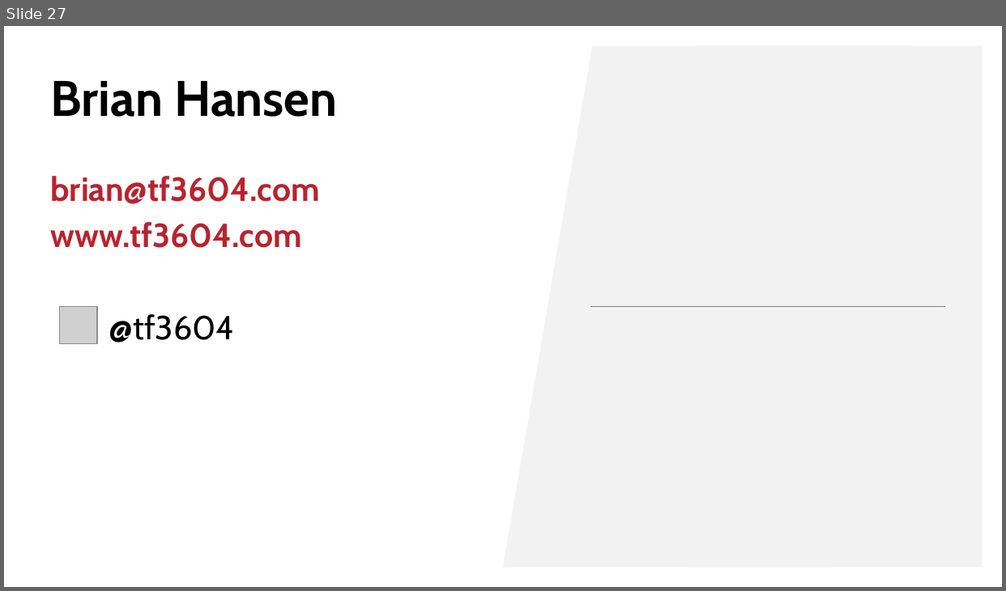
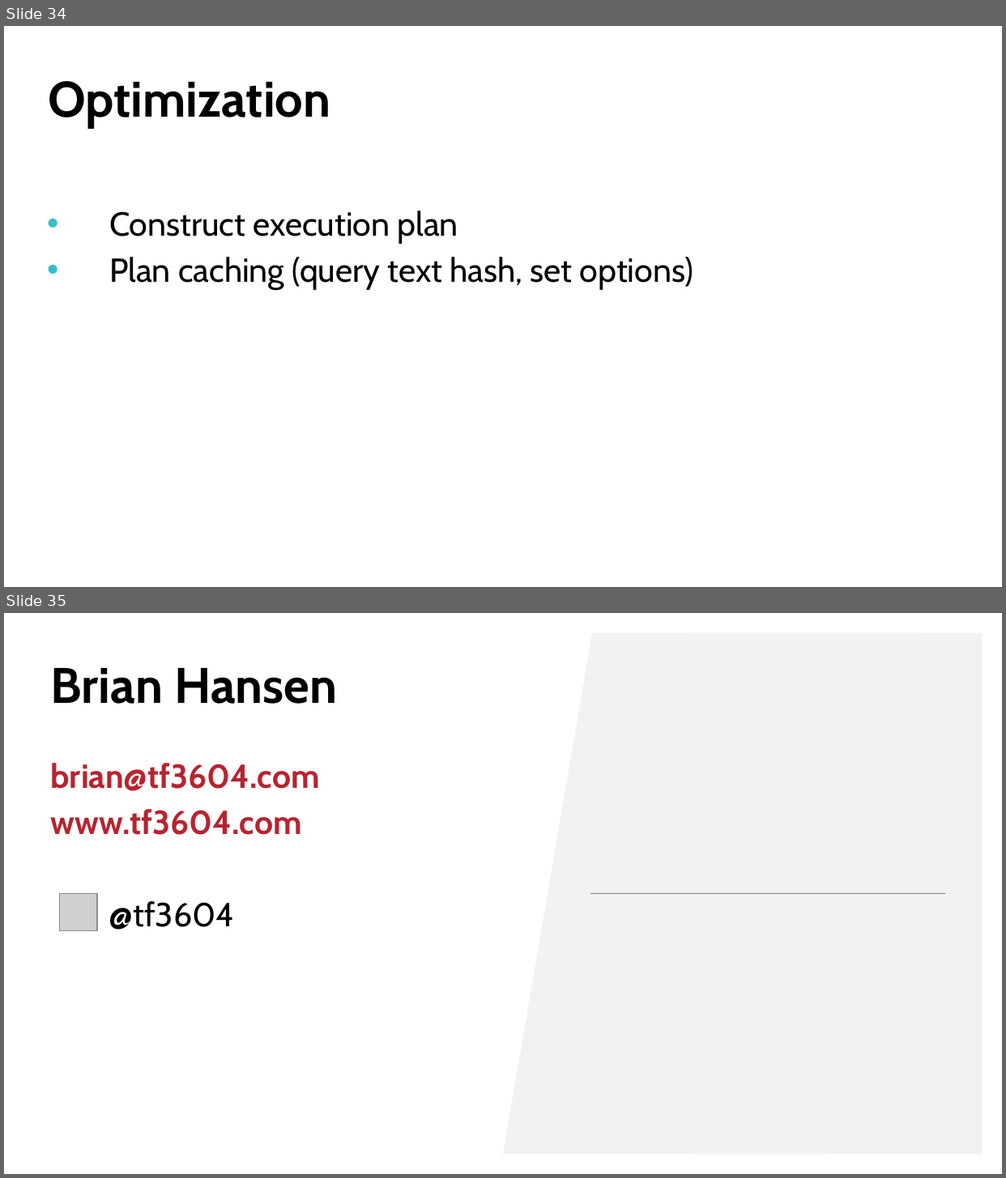
Before and after one commit to tf3604/OptimizerPresentation, a slide deck: Hansen - Get Your Optimizer to Give up All Its Secrets.pptx. Shown one above the other, each under a label of ours: slide 27 before the commit, slides 34 and 35 after it. The pictures are 1006x591 and 1006x1178 pixels, drawn with LibreOffice and Linux fonts; fonts in the diff are those of the drawing; grey boxes stand for pictures; background and template pictures are left out. Boxes give left, top, right and bottom in pixels: in the first picture for what was removed or moved away, otherwise in the second. Text is boxed around its words. In the diff, an @@ line names an element or a change of style, - is before the commit and + after.

Commit message:
Add Optimization section to slides.

```diff
--- a/Hansen - Get Your Optimizer to Give up All Its Secrets.pptx
+++ b/Hansen - Get Your Optimizer to Give up All Its Secrets.pptx
@@ slide 34 added at [4,26,1002,587], background picture (left out) @@
@@ title added at [48,81,330,128], 36 pt, text #000000, bold @@
+Optimization
@@ text added at [109,211,693,290], 24 pt, text #000000 @@
+• Construct execution plan
+• Plan caching (query text hash, set options)
@@ what was slide 27 is now slide 35 @@
```
Also in this commit, not shown: 7 other slides added.
